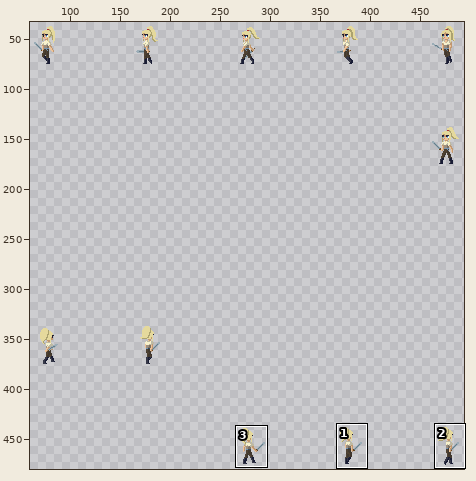
One commit to this sprite sheet: Assets/Sprites/Rue/Done anims/Sword/Rue_Walk_Sword_sprite-Sheet – L a UR.png. The first picture is a wide view before the edit; the outline marks the close-up.
Close-up. Earlier state:
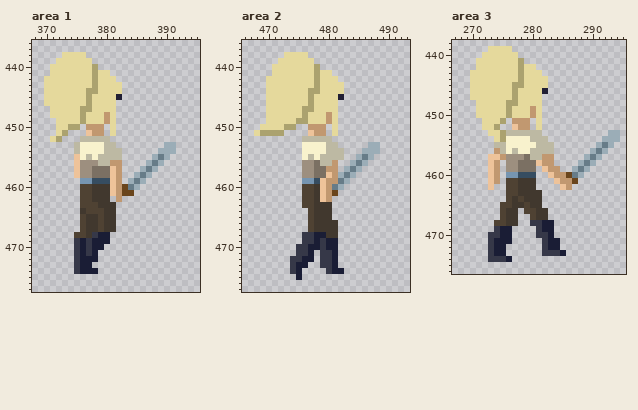
The file is 500x500 pixels. Shown: area 1: x 368..395, y 436..477; area 2: x 466..493, y 436..477; area 3: x 267..295, y 438..476. The wide view leaves out empty margins. The commit also changed other parts of the picture, which this record leaves out.
Once edited:
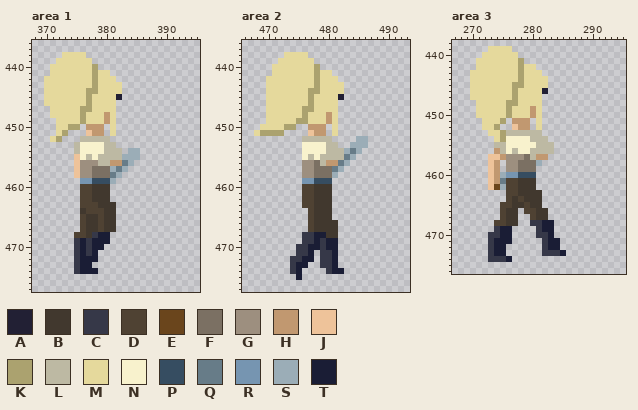
Palette (. is transparent): A #222034  B #41382e  C #363848  D #4f4233  E #6a451c  F #7b7063  G #9d8f7f  H #c19870  J #eec39a  K #aba26f  L #bdb9a3  M #e5d99c  N #f8f2cd  P #364d61  Q #677c88  R #7695b1  S #9badb7  T #1a1d35
Difference:
Area 1:
y 453: x 390..391 SS -> ..
y 454: x 384..385 .. -> SS; x 389..391 SSS -> ...
y 455: x 383..385 ... -> SSS; x 388..390 SQS -> ...
y 456: x 383..384 .. -> QS; x 387..389 SQS -> ...
y 457: x 381..383 JH. -> SQS; x 386..388 SQS -> ...
y 458: x 381..382 JH -> QS; x 385..387 SQS -> ...
y 459: x 381..382 JH -> S.; x 384..386 SQS -> ...
y 460: x 381..385 JHEQS -> .....
y 461: x 381..384 JHEE -> ....
y 462: x 382 H -> .
Area 2:
y 452: x 485..486 .. -> SS
y 453: x 484..488 ...SS -> SSS..
y 454: x 483..488 ...SSS -> SQS...
y 455: x 483..487 ..SQS -> QS...
y 456: x 480 L -> H; x 482..486 ..SQS -> QS...
y 457: x 480..485 HH.SQS -> FQS...
y 458: x 480..484 JHSQS -> FS...
y 459: x 479..483 JHHQS -> PP...
y 460: x 479..482 JHQS -> BB..
y 461: x 479..481 JHE -> BB.
y 462: x 479..480 JH -> BB
Area 3:
y 453: x 293..294 SS -> ..
y 454: x 292..294 SSS -> ...
y 455: x 291..293 SQS -> ...
y 456: x 290..292 SQS -> ...
y 457: x 281 L -> H; x 283 H -> .; x 289..291 SQS -> ...
y 458: x 281..283 JHH -> S..; x 288..290 SQS -> ...
y 459: x 282..284 JHH -> ...; x 287..289 SQS -> ...
y 460: x 275 . -> S; x 283..288 JHHEQS -> ......
y 461: x 275 . -> Q; x 284..287 JHHE -> ....
y 462: x 274..275 .. -> ES; x 285..286 JH -> ..
